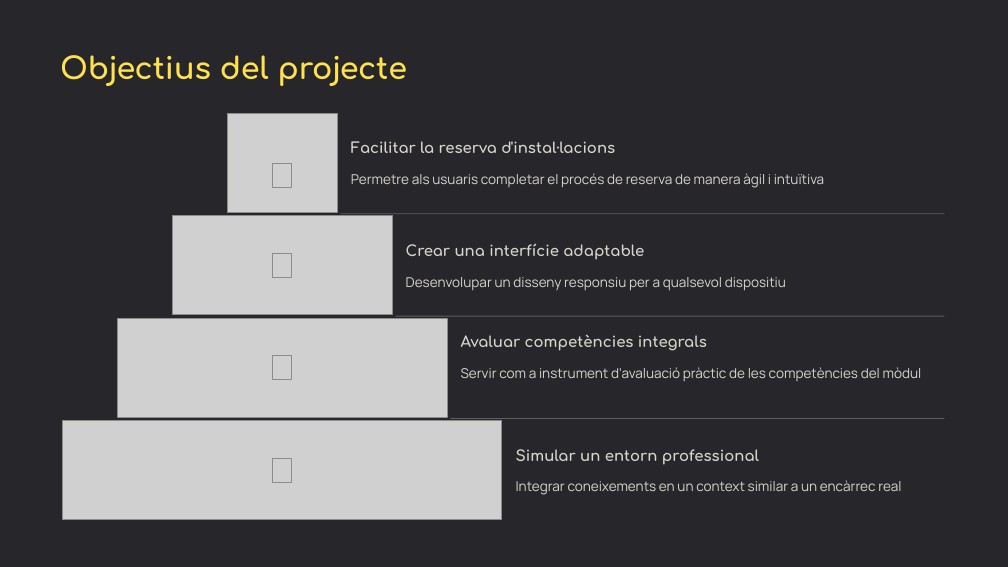
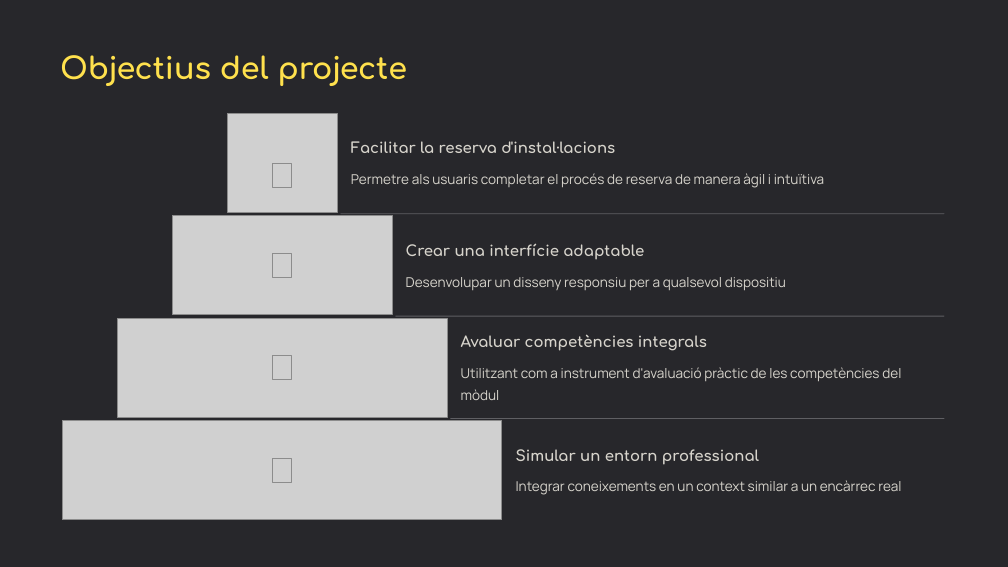
Before and after one commit to JoanSanchis/Didactica_II, a slide deck: slide 10 of professor/DIW-Presentació.pptx. Drawn at 1008x567 pixels with LibreOffice and Linux fonts; fonts in the diff are those of the drawing; grey boxes stand for pictures. Boxes give left, top, right and bottom in pixels: in the first picture for what was removed or moved away, otherwise in the second. Text is boxed around its words. In the diff, an @@ line names an element or a change of style, - is before the commit and + after.

```diff
--- a/professor/DIW-Presentació.pptx
+++ b/professor/DIW-Presentació.pptx
@@ text at <box>461,367,901,400</box>: text changed @@
-Servir com a instrument d'avaluació pràctic de les competències del mòdul
+Utilitzant com a instrument d'avaluació pràctic de les competències del mòdul
```
Also in this commit, not shown: 1 other slide changed, 2 slides added, 3 other files.
